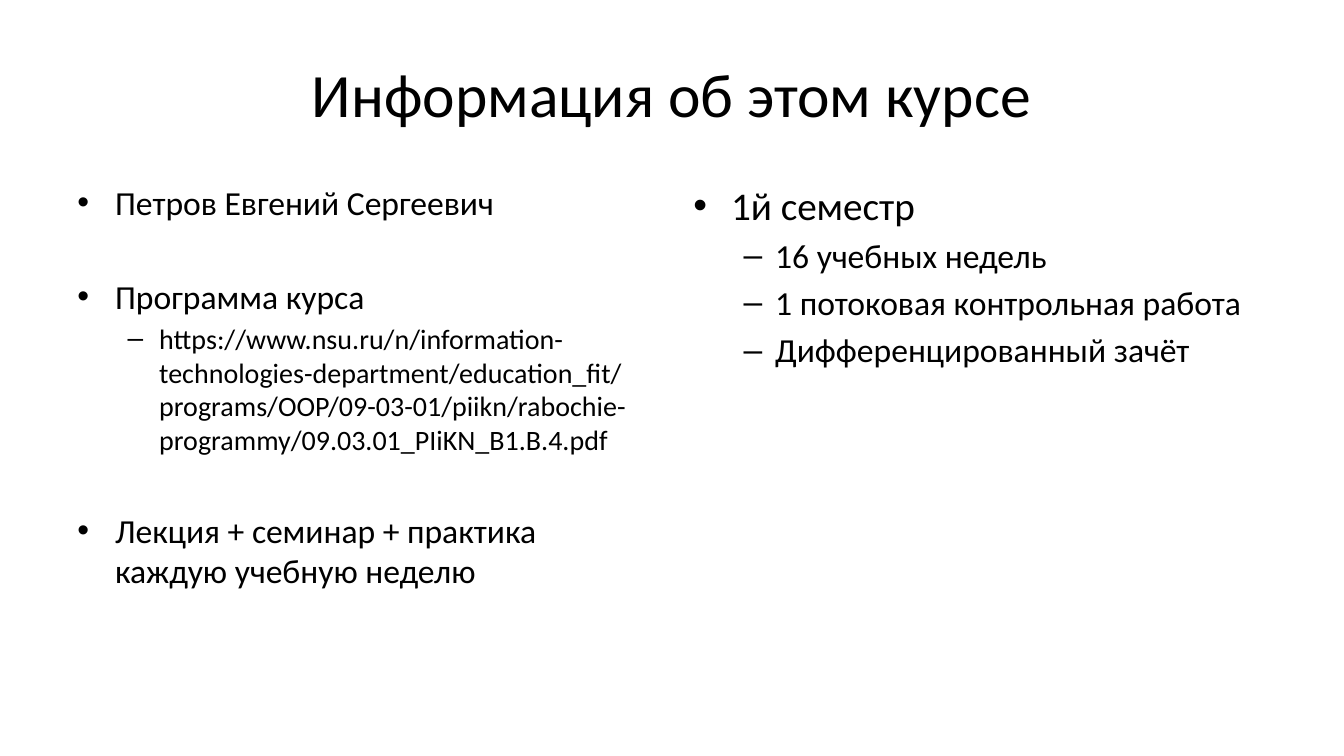
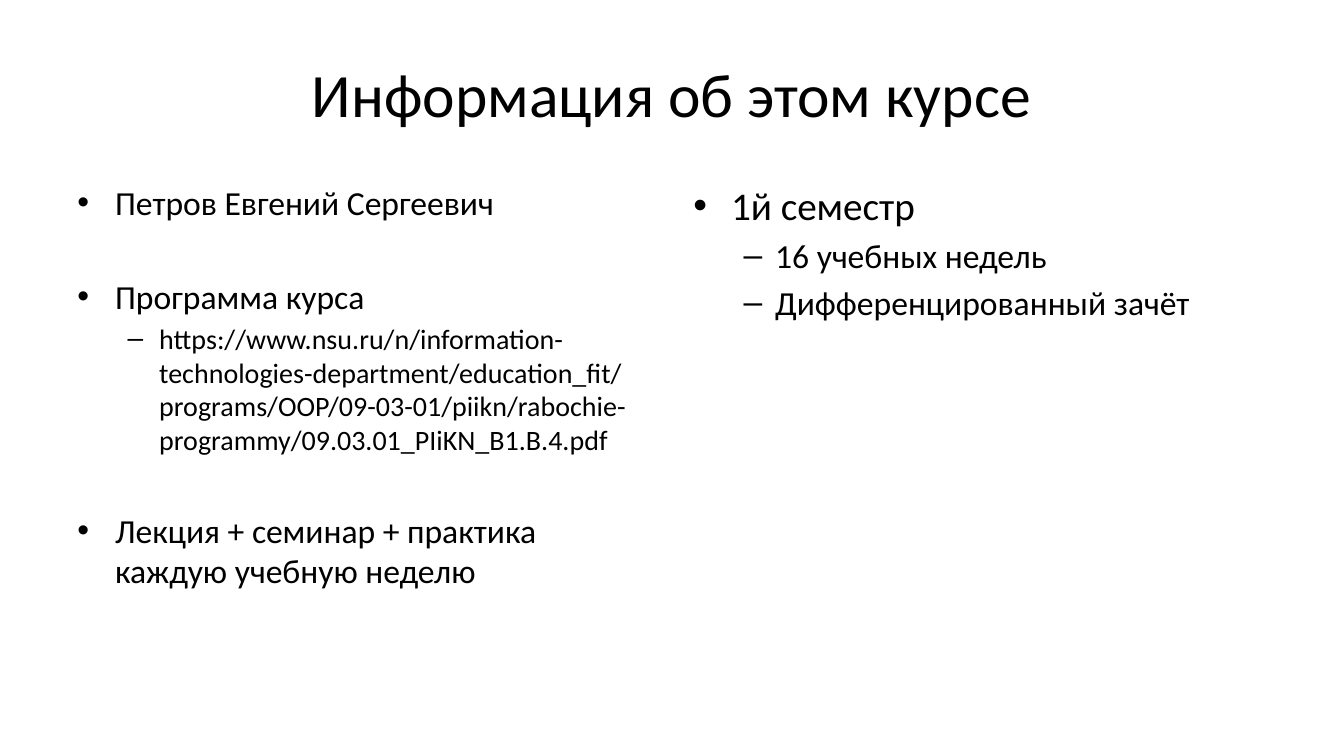
Before and after one commit to Evgueni-Petrov-aka-espetrov/Algorithms-and-Programming-in-C-pptx, a slide deck: slide 7 of 01 Понятие программы.pptx. Drawn at 1344x756 pixels with LibreOffice and Linux fonts; fonts in the diff are those of the drawing. Boxes give left, top, right and bottom in pixels: in the first picture for what was removed or moved away, otherwise in the second. Text is boxed around its words. In the diff, an @@ line names an element or a change of style, - is before the commit and + after.

```diff
--- a/01 Понятие программы.pptx
+++ b/01 Понятие программы.pptx
@@ text at bbox=[775, 292, 1241, 321]: paragraph removed @@
-  – 1 потоковая контрольная работа
```
Also in this commit, not shown: 32 other slides changed.
